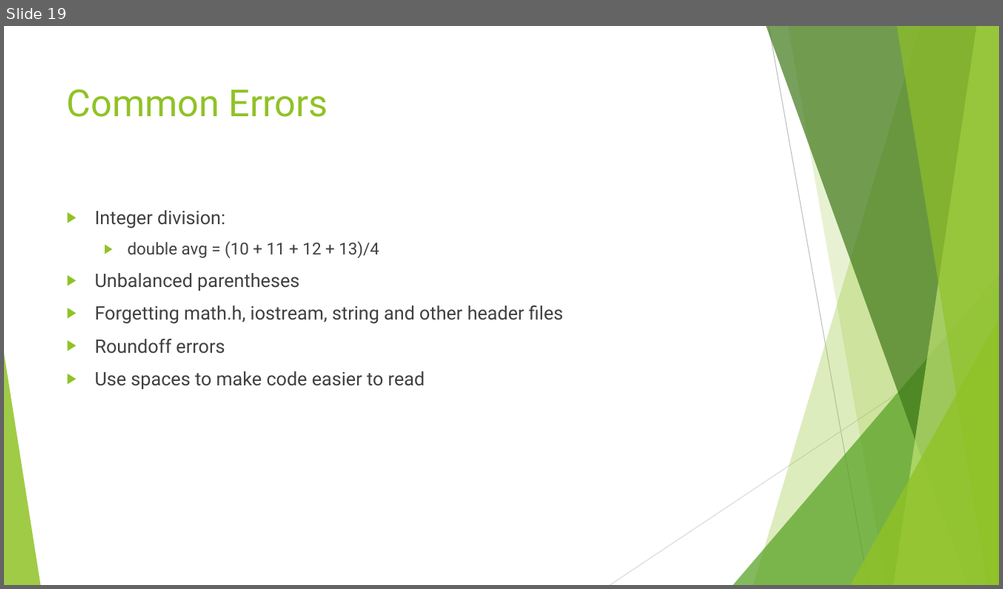
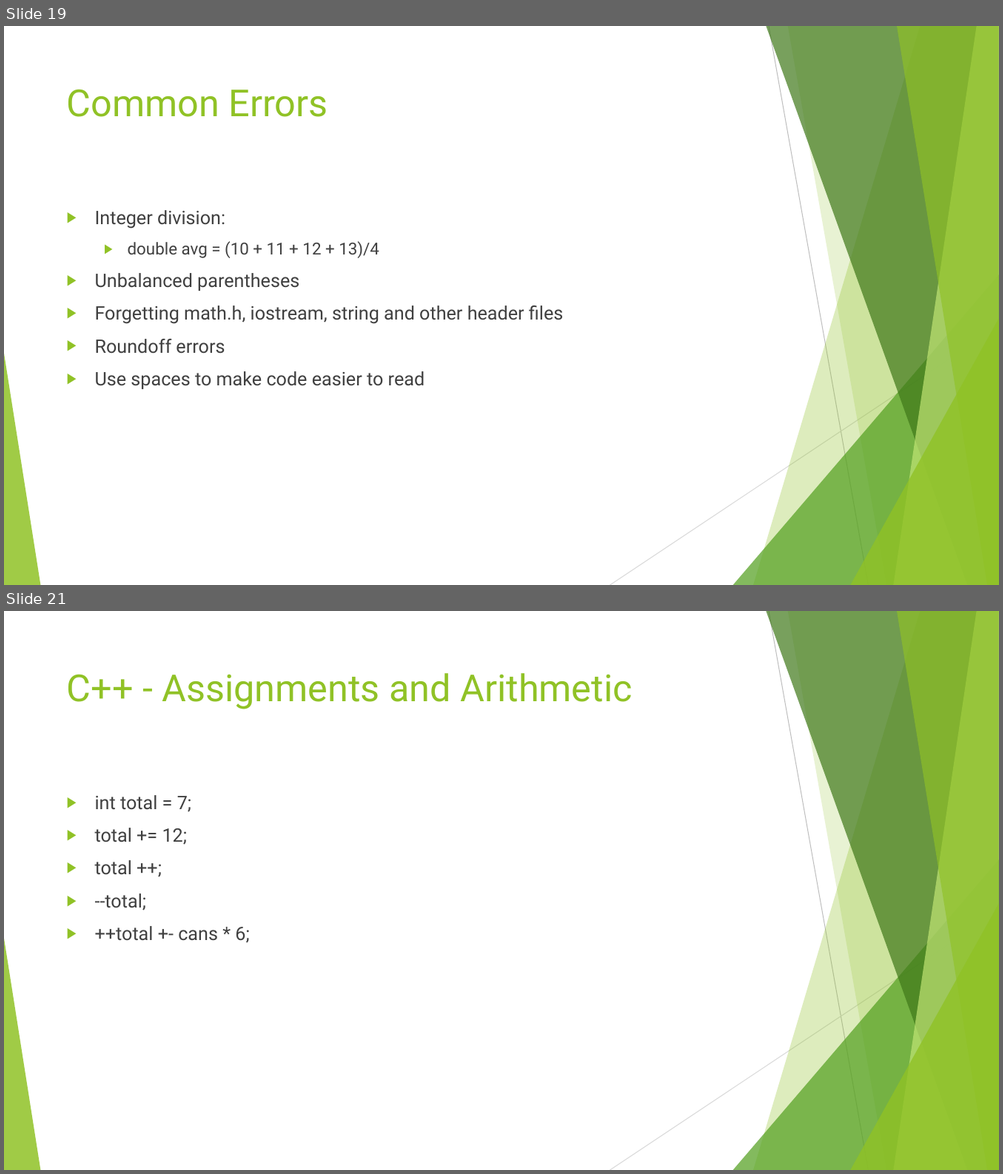
Before and after one commit to AnthemBolts/cpp-class, a slide deck: slides/Intro to C++ 2.pptx. Shown one above the other, each under a label of ours: slide 19 before the commit, slides 19 and 21 after it; the slides between them are not shown. The pictures are 1003x589 and 1003x1174 pixels, drawn with LibreOffice and Linux fonts; fonts in the diff are those of the drawing. Boxes give left, top, right and bottom in pixels: in the first picture for what was removed or moved away, otherwise in the second. Text is boxed around its words. In the diff, an @@ line names an element or a change of style, - is before the commit and + after.

```diff
--- a/slides/Intro to C++ 2.pptx
+++ b/slides/Intro to C++ 2.pptx
@@ slide 21 added at bbox=[4, 611, 999, 1170], background #FFFFFF; not listed: 10 template elements that a slide beside it also shows @@
@@ title added at bbox=[67, 673, 632, 709], 36 pt, text #90C226 @@
+C++ - Assignments and Arithmetic
@@ text added at bbox=[95, 795, 249, 943], 18 pt, text #404040 @@
+▶ int total = 7;
+▶ total += 12;
+▶ total ++;
+▶ --total;
+▶ ++total +- cans * 6;
```
Also in this commit, not shown: 2 slides changed, 7 other slides added.
